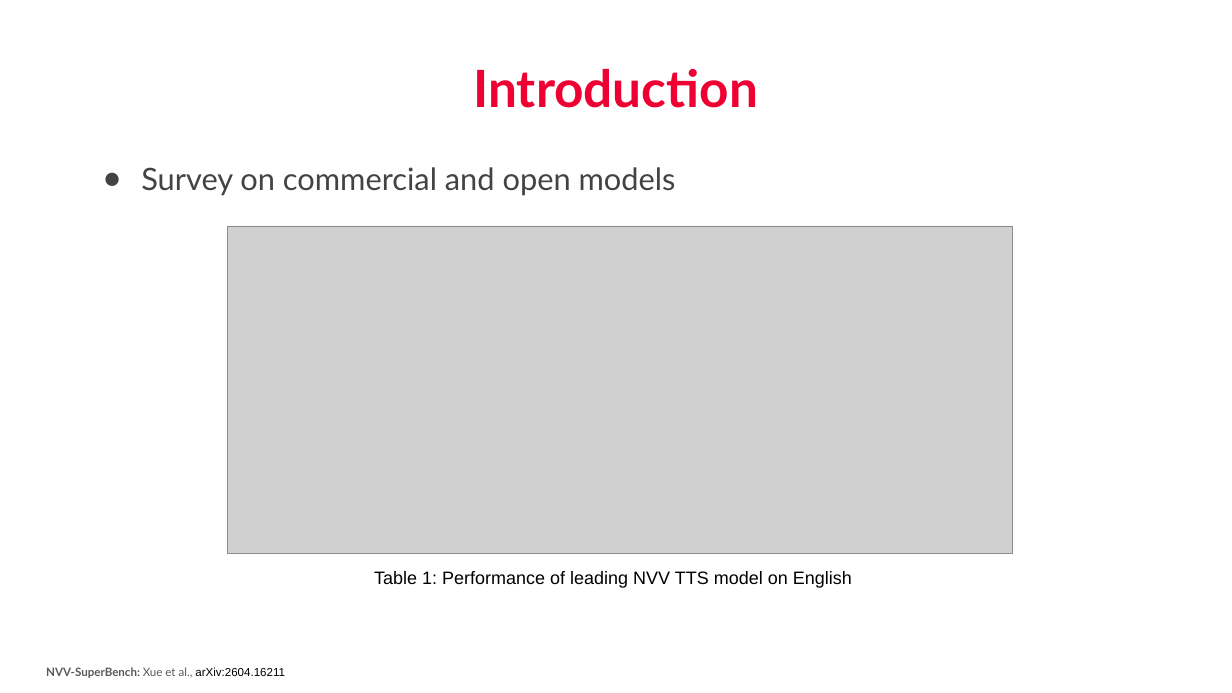
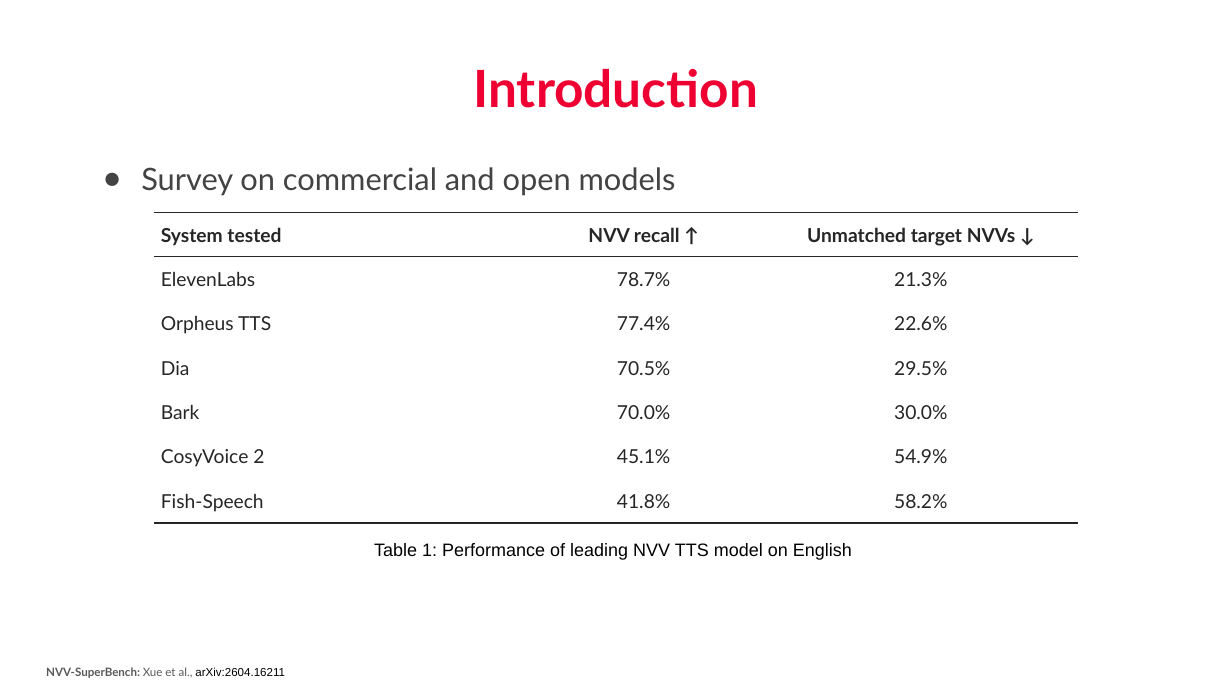
Before and after one commit to nhakanasi/VDT_GD2, a slide deck: slide 4 of Method.pptx (slide 5 before the commit). Drawn at 1232x693 pixels with LibreOffice and Linux fonts; fonts in the diff are those of the drawing; grey boxes stand for pictures; background and template pictures are left out. Boxes give left, top, right and bottom in pixels: in the first picture for what was removed or moved away, otherwise in the second. Text is boxed around its words. In the diff, an @@ line names an element or a change of style, - is before the commit and + after.

```diff
--- a/Method.pptx
+++ b/Method.pptx
@@ table added at (154,213,1079,523), 7 rows, 3 columns @@
+System tested | NVV recall ↑ | Unmatched target NVVs ↓
+ElevenLabs | 78.7% | 21.3%
+Orpheus TTS | 77.4% | 22.6%
+Dia | 70.5% | 29.5%
+Bark | 70.0% | 30.0%
+CosyVoice 2 | 45.1% | 54.9%
+Fish-Speech | 41.8% | 58.2%
@@ picture removed at (227,226,1013,555) @@
@@ text "Table 1: Performance of leading ...": place and size @@
-text "Table 1: Performance of leading ..." at (374,571,852,588)
+text "Table 1: Performance of leading ..." at (374,543,852,560)
```
Also in this commit, not shown: 9 other slides changed, 2 slides added.
